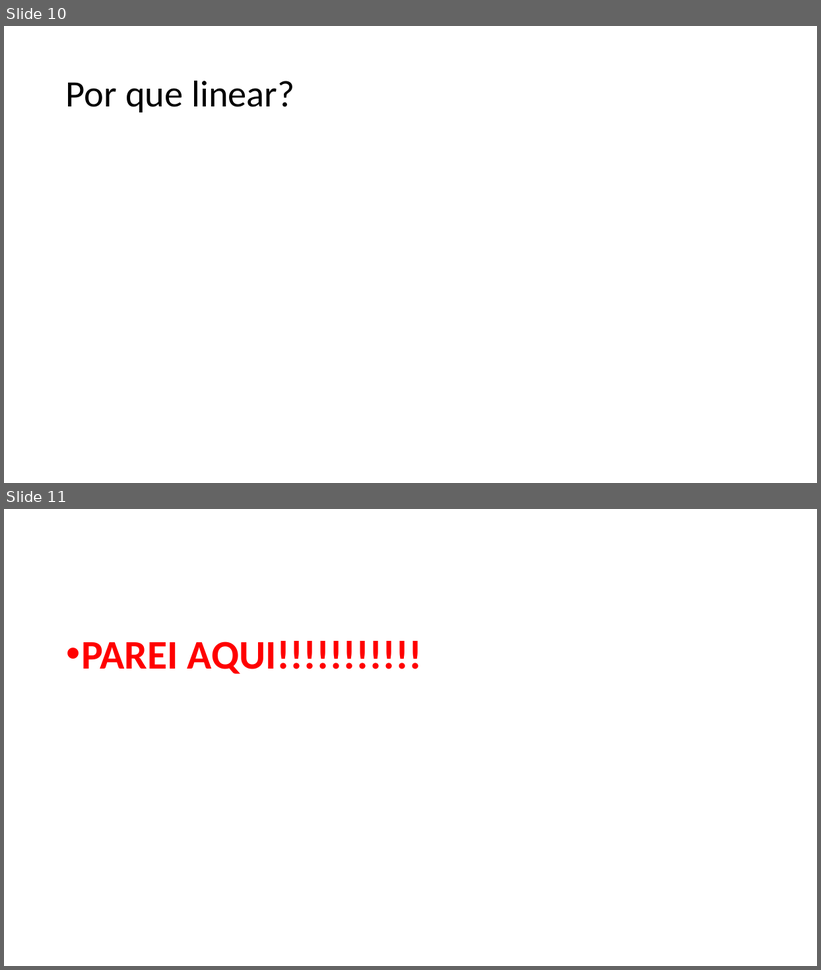
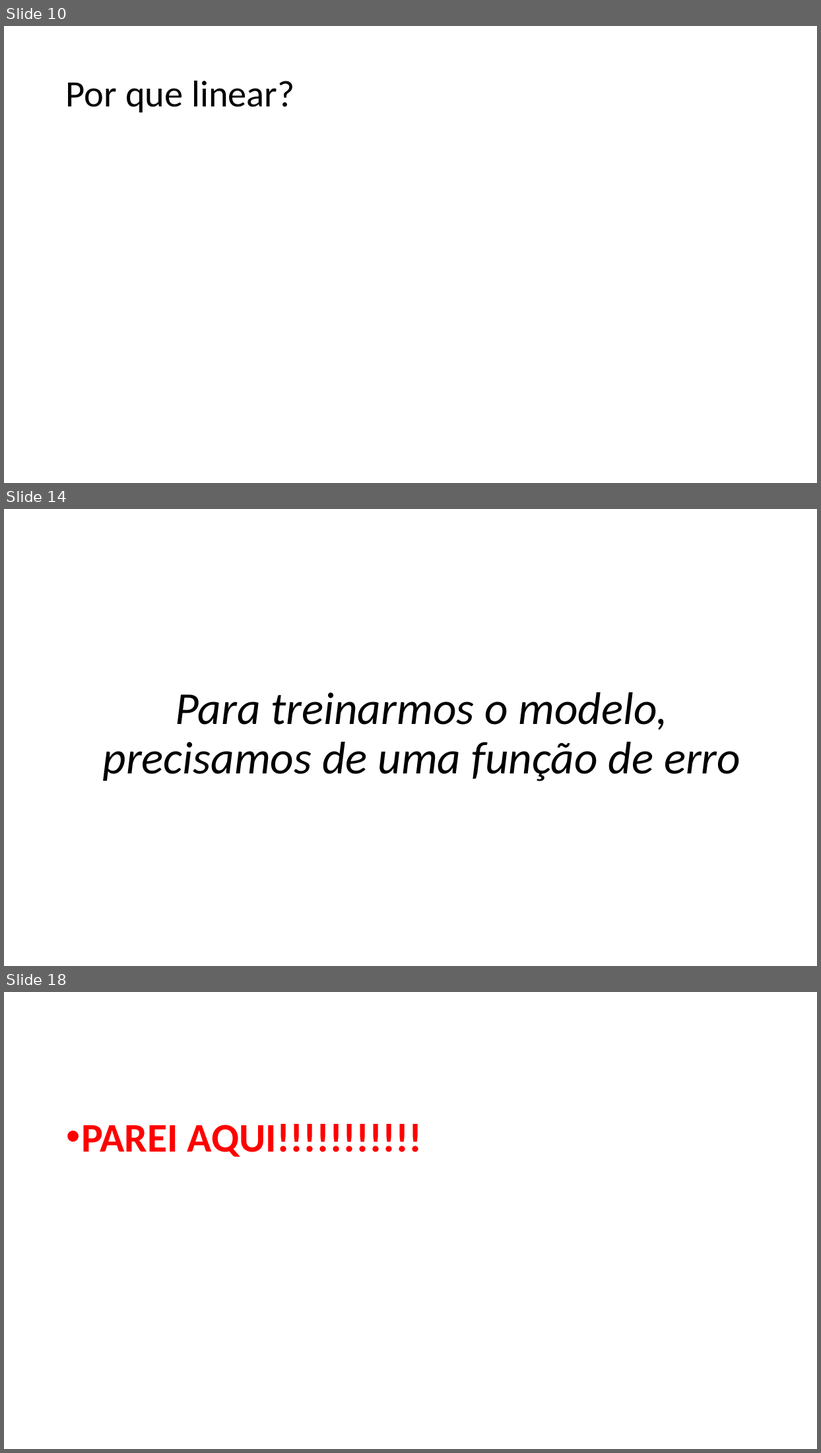
Before and after one commit to zz4fap/c24_inteligencia_artificial, a slide deck: slides/C24_Regressão.pptx. Shown one above the other, each under a label of ours: slides 10 and 11 before the commit, slides 10, 14 and 18 after it; the slides between them are not shown. The pictures are 821x970 and 821x1453 pixels, drawn with LibreOffice and Linux fonts; fonts in the diff are those of the drawing; grey boxes stand for pictures. Boxes give left, top, right and bottom in pixels: in the first picture for what was removed or moved away, otherwise in the second. Text is boxed around its words. In the diff, an @@ line names an element or a change of style, - is before the commit and + after.

```diff
--- a/slides/C24_Regressão.pptx
+++ b/slides/C24_Regressão.pptx
@@ slide 14 added at (4, 509, 817, 966), background #FFFFFF @@
@@ text added at (102, 692, 741, 782), 54 pt, text #000000, italic @@
+Para treinarmos o modelo, precisamos de uma função de erro
@@ what was slide 11 is now slide 18 @@
```
Also in this commit, not shown: 1 slide changed, 6 other slides added, 1 slide removed.
